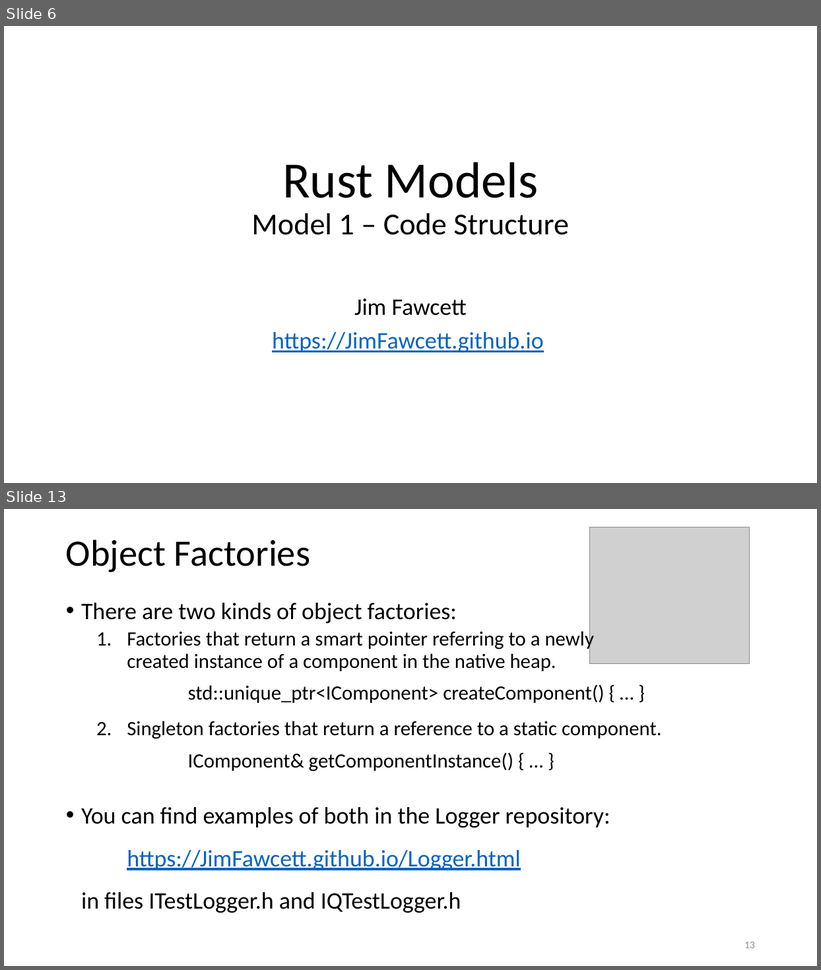
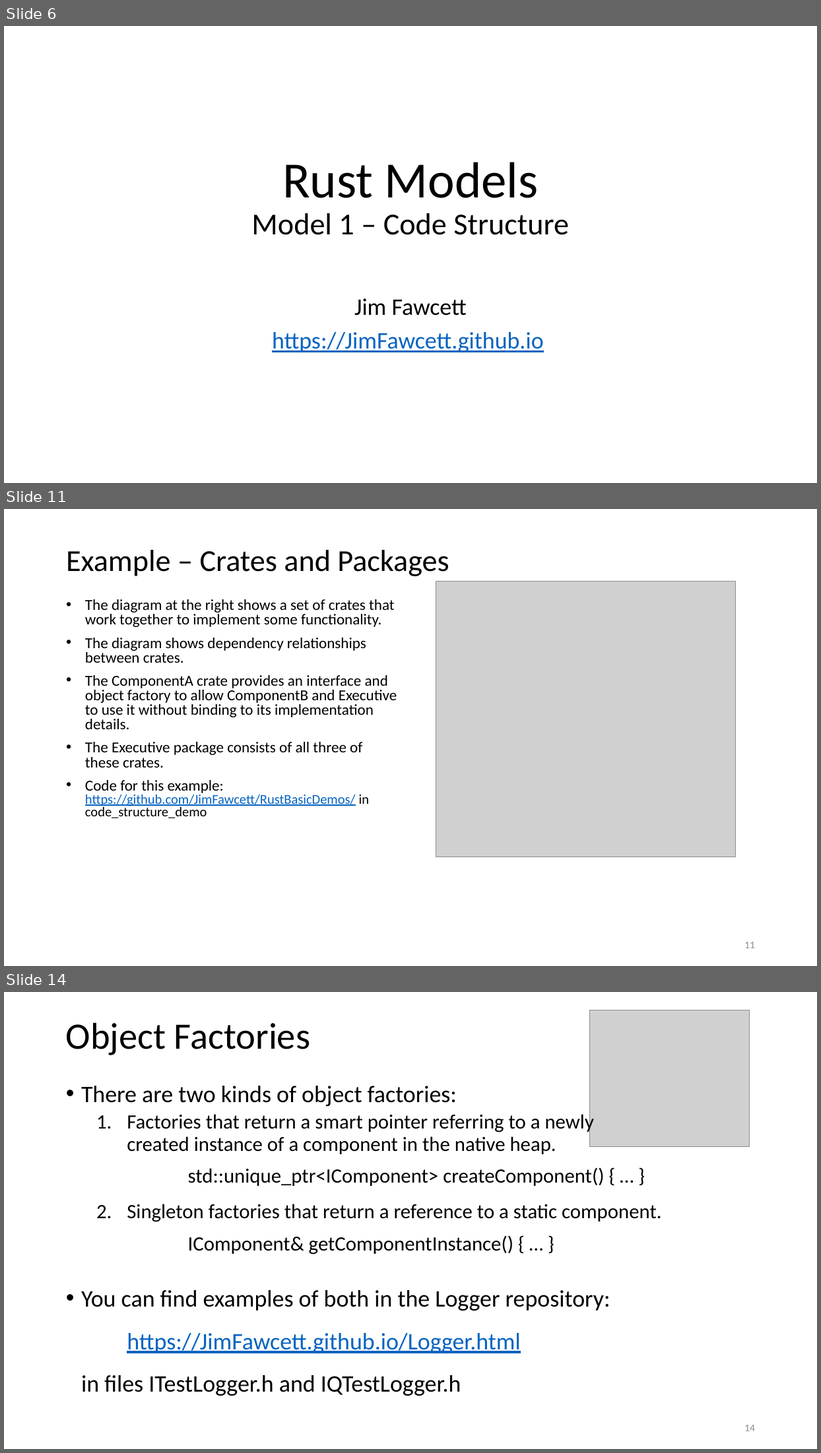
Before and after one commit to JimFawcett/JimFawcett.github.io, a slide deck: Resources/RustModels.pptx. Shown one above the other, each under a label of ours: slides 6 and 13 before the commit, slides 6, 11 and 14 after it; the slides between them are not shown. The pictures are 821x970 and 821x1453 pixels, drawn with LibreOffice and Linux fonts; fonts in the diff are those of the drawing; grey boxes stand for pictures. Boxes give left, top, right and bottom in pixels: in the first picture for what was removed or moved away, otherwise in the second. Text is boxed around its words. In the diff, an @@ line names an element or a change of style, - is before the commit and + after.

Commit message:
updates to models and demos

```diff
--- a/Resources/RustModels.pptx
+++ b/Resources/RustModels.pptx
@@ slide 11 added at <box>4,509,817,966</box>, background #FFFFFF @@
@@ title added at <box>66,550,449,576</box>, 36 pt, text #000000 @@
+Example – Crates and Packages
@@ picture added at <box>436,581,736,857</box> @@
@@ text added at <box>85,599,397,819</box>, 18 pt, text #000000 @@
+• The diagram at the right shows a set of crates that work together to implement some functionality.
+• The diagram shows dependency relationships between crates.
+• The ComponentA crate provides an interface and object factory to allow ComponentB and Executive to use it without binding to its implementation details.
+• The Executive package consists of all three of these crates.
+• Code for this example:
+  https://github.com/JimFawcett/RustBasicDemos/ in code_structure_demo
@@ page number added at <box>745,942,755,949</box>, 12 pt, text #8C8C8C @@
+11
@@ what was slide 13 is now slide 14 @@
@@ page number at <box>745,1425,755,1432</box>: text changed @@
-13
+14
```
Also in this commit, not shown: 5 slides changed, 1 other slide added, 1 slide removed, 5 other files.
